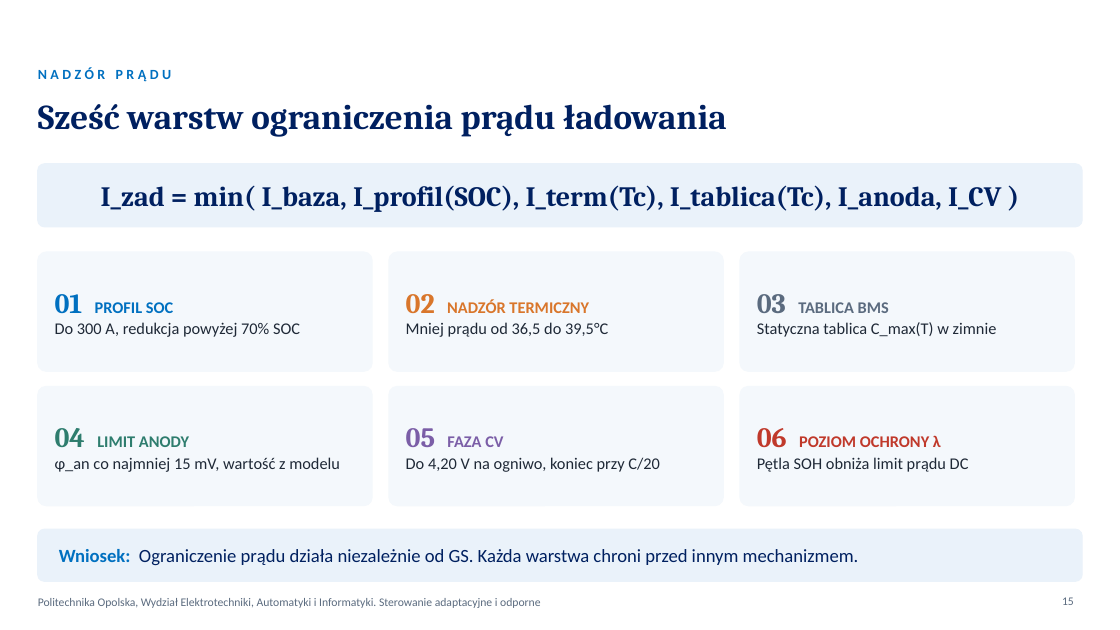
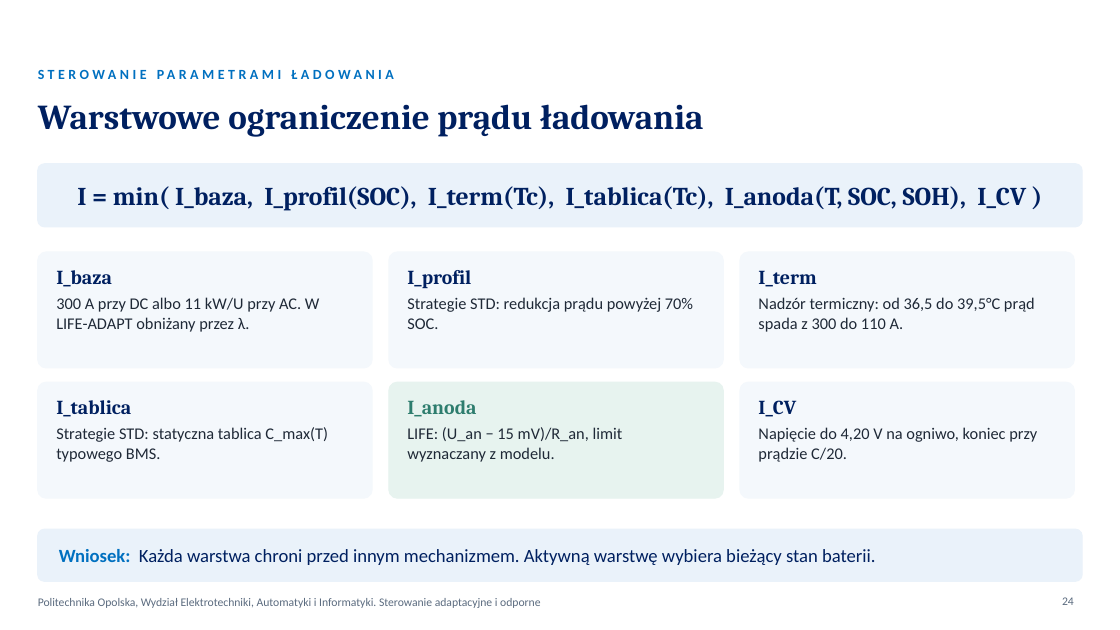
Before and after one commit to KarolFabianek/Adaptive-and-robust-control, a slide deck: slide 24 of Prezentacja/BTMS_WYKLAD_FABIANEK_FORTUNA.pptx (slide 15 before the commit). Drawn at 1120x630 pixels with LibreOffice and Linux fonts; fonts in the diff are those of the drawing; background and template pictures are left out. Boxes give left, top, right and bottom in pixels: in the first picture for what was removed or moved away, otherwise in the second. Text is boxed around its words. In the diff, an @@ line names an element or a change of style, - is before the commit and + after.

Commit message:
Jeden wykład na 45 minut z teorią i wynikami projektu
- jedna prezentacja (46 slajdów) zamiast osobnego wykładu i projektu
- nowe slajdy teoretyczne: model 1RC i CC-CV, czynniki przyspieszenia
  starzenia, obserwator temperatury rdzenia, metoda RLS, pętla SOH
- jeden skrypt SKRYPT_WYKLADU.md z podziałem na osoby, przebiegiem
  wykładu i miejscami czterech pokazów w MATLAB-ie

```diff
--- a/Prezentacja/BTMS_WYKLAD_FABIANEK_FORTUNA.pptx
+++ b/Prezentacja/BTMS_WYKLAD_FABIANEK_FORTUNA.pptx
@@ text at [38,67,172,82]: text changed @@
-NADZÓR PRĄDU
+STEROWANIE PARAMETRAMI ŁADOWANIA
@@ title at [38,104,703,137]: text changed @@
-Sześć warstw ograniczenia prądu ładowania
+Warstwowe ograniczenie prądu ładowania
@@ text at [77,186,1026,211]: text changed; size 24 to 22 pt @@
-I_zad = min( I_baza, I_profil(SOC), I_term(Tc), I_tablica(Tc), I_anoda, I_CV )
+I = min( I_baza, I_profil(SOC), I_term(Tc), I_tablica(Tc), I_anoda(T, SOC, SOH), I_CV )
@@ text at [56,270,320,332]: text changed @@
-01 PROFIL SOC
-Do 300 A, redukcja powyżej 70% SOC
+I_baza
+300 A przy DC albo 11 kW/U przy AC. W LIFE-ADAPT obniżany przez λ.
@@ text at [407,270,693,329]: text changed @@
-02 NADZÓR TERMICZNY
-Mniej prądu od 36,5 do 39,5°C
+I_profil
+Strategie STD: redukcja prądu powyżej 70% SOC.
@@ text at [758,270,1035,332]: text changed @@
-03 TABLICA BMS
-Statyczna tablica C_max(T) w zimnie
+I_term
+Nadzór termiczny: od 36,5 do 39,5°C prąd spada z 300 do 110 A.
@@ rounded rectangle: place and size @@
-rounded rectangle at [38,386,372,506]
+rounded rectangle at [38,382,372,498]
@@ rounded rectangle: place and size @@
-rounded rectangle at [389,386,723,506]
+rounded rectangle at [389,382,723,498]
@@ rounded rectangle at [389,382,723,498]: fill #F4F8FC to #E7F3EF; outline #F4F8FC 1 pt to #E7F3EF 1 pt; proportions changed @@
@@ proportions changed in 5 elements at [38,252,372,368], [389,252,723,368], [740,252,1075,368], [38,382,372,498], [740,382,1075,498] @@
@@ rounded rectangle: place and size @@
-rounded rectangle at [740,386,1075,506]
+rounded rectangle at [740,382,1075,498]
@@ vertical alignment middle to top in 6 elements at [56,270,320,332], [407,270,693,329], [758,270,1035,332], [407,400,623,462], [758,400,1037,462], [56,400,328,462] @@
@@ text at [56,400,328,462]: text changed @@
-04 LIMIT ANODY
-φ_an co najmniej 15 mV, wartość z modelu
+I_tablica
+Strategie STD: statyczna tablica C_max(T) typowego BMS.
@@ text at [407,400,623,462]: text changed @@
-05 FAZA CV
-Do 4,20 V na ogniwo, koniec przy C/20
+I_anoda
+LIFE: (U_an − 15 mV)/R_an, limit wyznaczany z modelu.
@@ text at [758,400,1037,462]: text changed @@
-06 POZIOM OCHRONY λ
-Pętla SOH obniża limit prądu DC
+I_CV
+Napięcie do 4,20 V na ogniwo, koniec przy prądzie C/20.
@@ text at [59,549,875,565]: text changed @@
-Wniosek: Ograniczenie prądu działa niezależnie od GS. Każda warstwa chroni przed innym mechanizmem.
+Wniosek: Każda warstwa chroni przed innym mechanizmem. Aktywną warstwę wybiera bieżący stan baterii.
@@ page number at [1062,597,1074,605]: text changed @@
-15
+24
```
Also in this commit, not shown: 8 other slides changed, 24 slides added, 5 slides removed, 7 other files.
